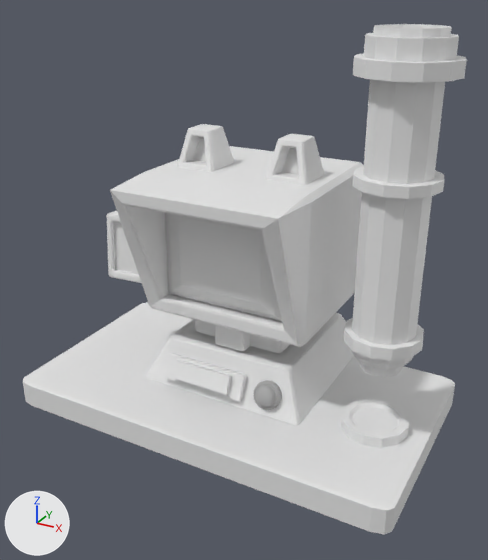
The FBX model Assets/_Project/Art/Models/Client_Setup.fbx: old version first, new version second.
Rendered twice from a camera (50 mm lens) standing at (4.32, -1.5, 7.71) and looking at (0.12, 6.15, 3.88). Lighting does not change. The marker at lower left points along +X, +Y and +Z. The first picture is the older version. Where no turn or scale is listed for an object, it has been applied to the vertices.

Objects in the first picture: 'Button_Send', 'Button_Tube', 'ClientComputer', 'Escape_Tube', 'Holder_Potion', 'Holder_Tube', 'ScreenPotion_PC', 'Screen_Client_PC', 'Table_Pc_Client'.
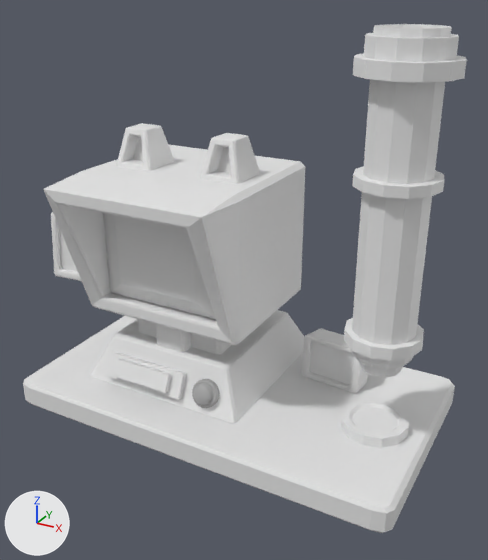
Commit message: Client System v0.1

Where the newer file only moved an object's origin or applied its transform, the numbers keep the older frame.

Patch to the scene script:
```diff
--- a/Assets/_Project/Art/Models/Client_Setup.fbx.py
+++ b/Assets/_Project/Art/Models/Client_Setup.fbx.py
@@ me_cube_044 @@
 # used by ob_button_send; location = (-0.27, 5.62, 2.47)
-me_cube_044.from_pydata(...)  # 16 vertices, 14 faces; spans x -0.649..0.649, y -0.139..0.186, z -0.219..0.175
+me_cube_044.from_pydata(...)  # 16 vertices, 14 faces; spans x -1.425..-0.126, y -0.516..-0.191, z -0.219..0.175
+# me_cube_044 part 1: the whole mesh is moved by (-0.776, -0.377, 0.0)
@@ me_cube_027 @@
 # used by ob_screenpotion_pc; location = (0.0, 0.0, 0.0); rotation_euler = (1.571, 0.0, 0.0), in degrees (90, 0, 0)
-me_cube_027.from_pydata(...)  # 8 vertices, 1 face; spans x -2.174..-1.533, y 3.587..4.381, z -6.225..-6.116
+me_cube_027.from_pydata(...)  # 420 vertices, 348 faces; spans x -3.059..0.5, y 4.638..7.785, z 2.172..5.882
+# me_cube_027 part 2: 420 vertices added at x -3.059..0.5, y 4.638..7.785, z 2.172..5.882
+# me_cube_027 part 3: 8 vertices removed from x -2.174..-1.533, y 3.587..4.381, z -6.225..-6.116
@@ me_cube_043 @@
 # used by ob_table_pc_client; location = (0.0, 0.0, 0.0)
-me_cube_043.from_pydata(...)  # 56 vertices, 54 faces; spans x -2.95..2.9, y 4.57..7.84, z 1.77..2.17
+me_cube_043.from_pydata(...)  # 56 vertices, 53 faces; spans x -2.95..2.9, y 4.57..7.84, z 1.77..2.17
+# me_cube_043 part 4
+# 1 face is deleted
+# 12 vertices in x -2.95..2.9, y 4.57..7.84, z 2.15 move by (0.0, 0.0, -0.04)
+# 12 vertices in x -2.95..2.9, y 4.57..7.84, z 1.79 move by (0.0, 0.0, 0.03)
+# 12 vertices move from x -2.88..2.83, y 4.61..7.8, z 1.78..2.16 to x -2.91..2.86, y 4.6..7.81, z 1.78..2.16
@@ me_cube_019 @@
+me_cube_019.from_pydata(...)  # 56 vertices, 41 faces; spans x 0.761..1.727, y 6.703..7.38, z 2.142..2.845
@@ ob_screenpotion_pc @@
 ob_screenpotion_pc.location = (0.0, 0.0, 0.0)
-ob_screenpotion_pc.rotation_euler = (1.571, 0.0, 0.0)  # degrees (90, 0, 0)
@@ ob_clientcomputer @@
-ob_clientcomputer = bpy.data.objects.new('ClientComputer', me_cube_026)
-ob_clientcomputer.location = (0.0, 0.0, 0.0)
@@ ob_screen_client_pc @@
-ob_screen_client_pc = bpy.data.objects.new('Screen_Client_PC', me_cube_030)
-ob_screen_client_pc.location = (0.0, 0.0, 0.0)
@@ ob_wait_machine @@
+ob_wait_machine = bpy.data.objects.new('Wait_machine', me_cube_019)
+ob_wait_machine.location = (0.0, 0.0, 0.0)
```

What differs and where, as boxes (x1, y1, x2, y2) in the pictures (488 x 560 px):
'ScreenPotion_PC', reshaped, turned
    before: (114, 222, 138, 274)
    after: (43, 123, 305, 423)
'ClientComputer', deleted
    before: (107, 124, 364, 425)
'Table_Pc_Client', reshaped (6% shorter)
    before: (23, 302, 455, 534)
    after: (23, 316, 455, 533)
'Screen_Client_PC', deleted
    before: (165, 213, 282, 321)
'Button_Send', moved
    before: (163, 353, 247, 401)
    after: (106, 352, 187, 399)
'Wait_machine', added
    after: (301, 329, 368, 394)
part 2 of me_cube_027, added
    after: (43, 123, 305, 423)
part 3 of me_cube_027, deleted
    before: (114, 222, 138, 274)
